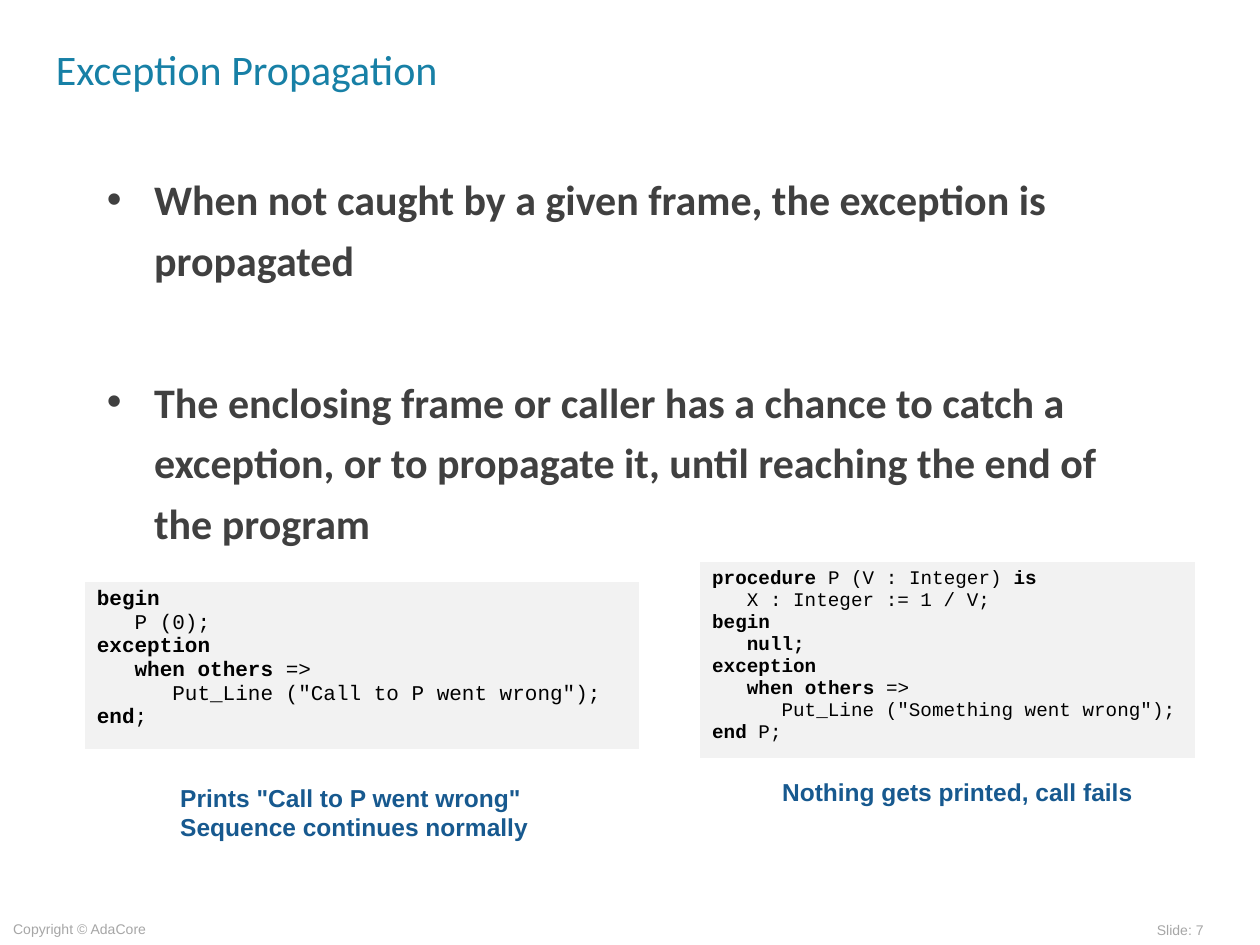
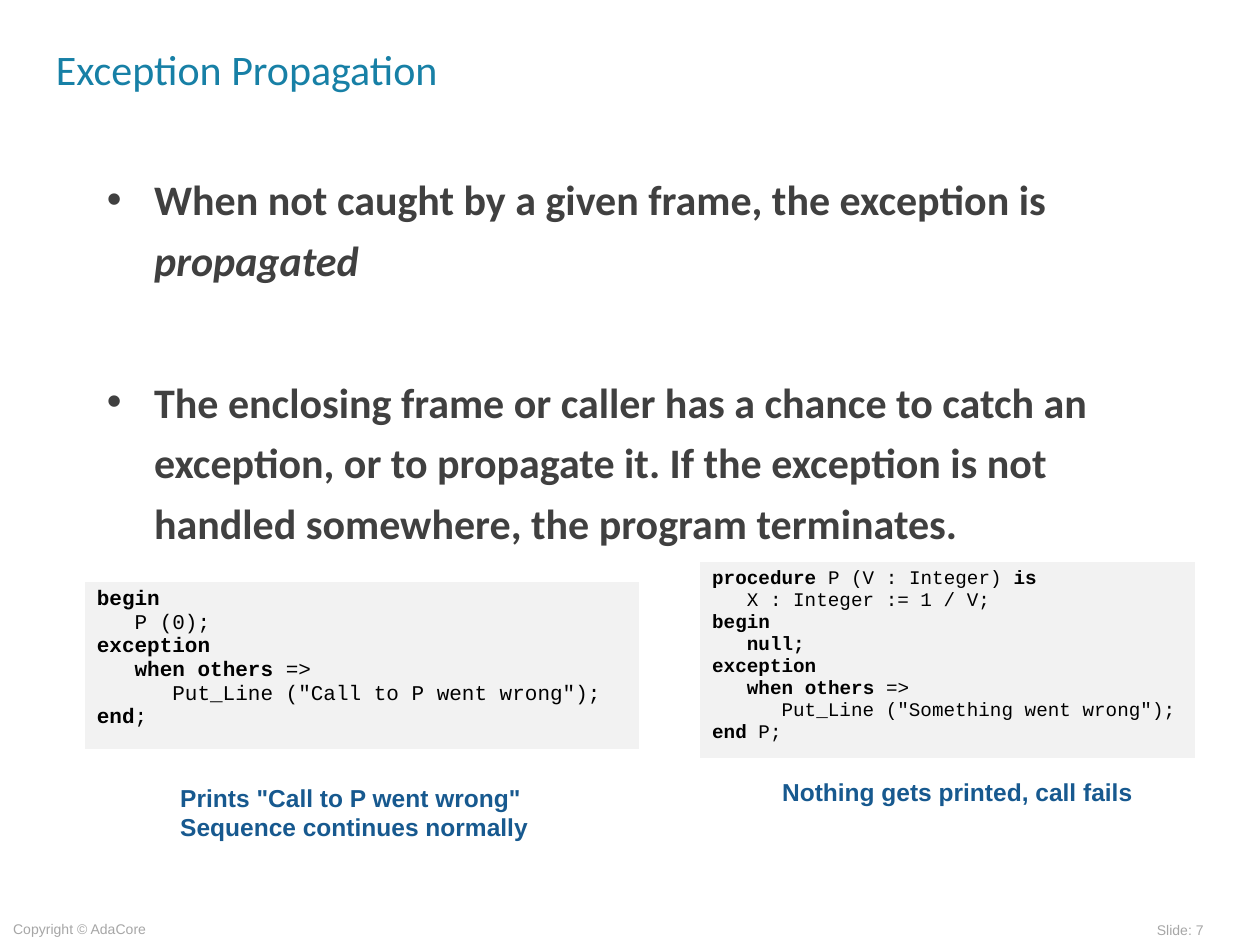
Before and after one commit to AdaCoreU/Courses, a slide deck: slide 7 of lectures/03_Programming_in_the_Large/01_Exceptions/slides/Exceptions.ppt. Drawn at 1260x945 pixels with LibreOffice and Linux fonts; fonts in the diff are those of the drawing; background and template pictures are left out. Boxes give left, top, right and bottom in pixels: in the first picture for what was removed or moved away, otherwise in the second. Text is boxed around its words. In the diff, an @@ line names an element or a change of style, - is before the commit and + after.

```diff
--- a/lectures/03_Programming_in_the_Large/01_Exceptions/slides/Exceptions.ppt
+++ b/lectures/03_Programming_in_the_Large/01_Exceptions/slides/Exceptions.ppt
@@ text at (154, 185, 1046, 283): italic on in "propagated" @@
@@ text at (154, 388, 1087, 546): text changed @@
-• The enclosing frame or caller has a chance to catch a exception, or to propagate it, until reaching the end of the program
+• The enclosing frame or caller has a chance to catch an exception, or to propagate it. If the exception is not handled somewhere, the program terminates.
```
Also in this commit, not shown: 7 other slides changed, 1 other file.
